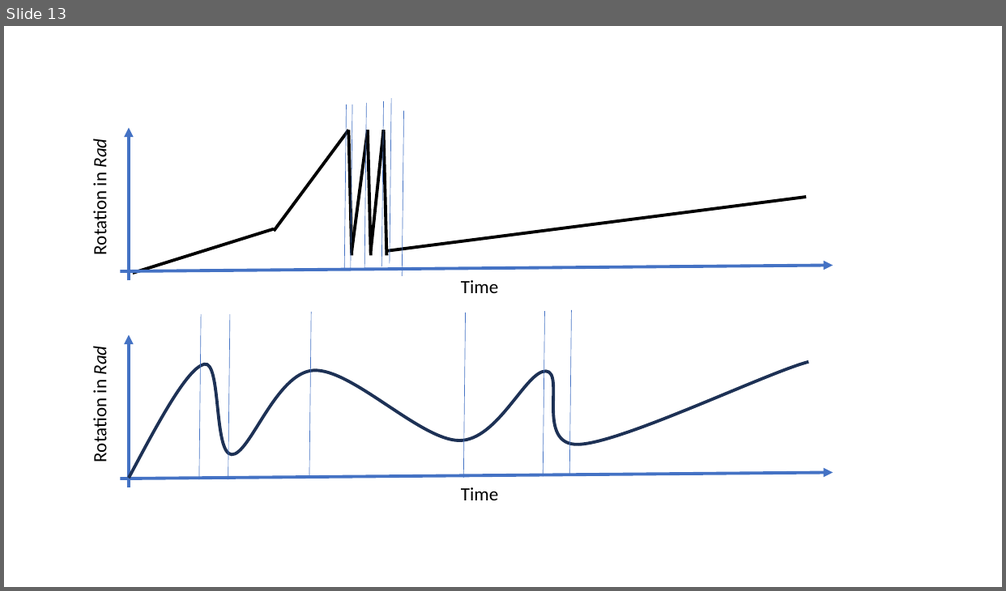
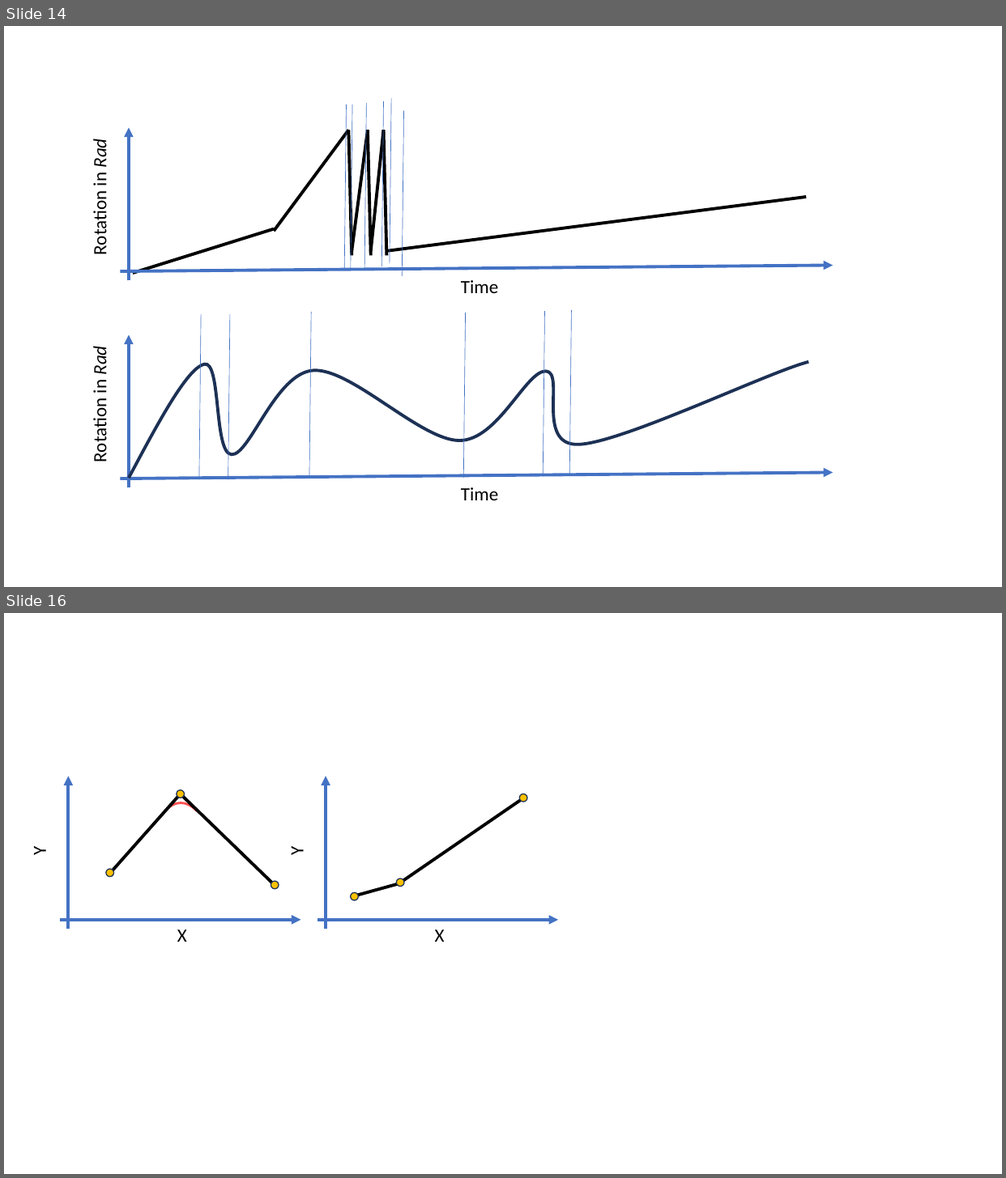
Before and after one commit to JanNalivaika/MASTERS-THESIS, a slide deck: Latex/figures/images.pptx. Shown one above the other, each under a label of ours: slide 13 before the commit, slides 14 and 16 after it; the slides between them are not shown. The pictures are 1006x591 and 1006x1178 pixels, drawn with LibreOffice and Linux fonts; fonts in the diff are those of the drawing. Boxes give left, top, right and bottom in pixels: in the first picture for what was removed or moved away, otherwise in the second. Text is boxed around its words. In the diff, an @@ line names an element or a change of style, - is before the commit and + after.

```diff
--- a/Latex/figures/images.pptx
+++ b/Latex/figures/images.pptx
@@ slide 16 added at (4,613,1002,1174), background #FFFFFF @@
@@ arrow added from (68, 929) to (68, 776), #4472C4 3 pt @@
@@ arrow added from (326, 929) to (326, 776), #4472C4 3 pt @@
@@ line added from (111, 872) to (181, 794), #000000 3 pt @@
@@ arc (boxed as its full ellipse) added at (152,803,209,899), outline #FF5050 2.25 pt @@
@@ ellipse added at (177,790,185,798), fill #FFC000, outline #1E3256 1 pt @@
@@ line added from (275, 886) to (181, 794), #000000 3 pt @@
@@ line added from (524, 798) to (398, 884), #000000 3 pt @@
@@ ellipse added at (520,794,528,802), fill #FFC000, outline #1E3256 1 pt @@
@@ text added at (28,847,51,855), 18 pt, text #000000 @@
+Y
@@ text added at (286,847,309,855), 18 pt, text #000000 @@
+Y
@@ ellipse added at (106,869,114,876), fill #FFC000, outline #1E3256 1 pt @@
@@ ellipse added at (396,879,404,886), fill #FFC000, outline #1E3256 1 pt @@
@@ ellipse added at (270,881,279,888), fill #FFC000, outline #1E3256 1 pt @@
@@ ellipse added at (351,893,359,901), fill #FFC000, outline #1E3256 1 pt @@
@@ line added from (352, 897) to (398, 884), #000000 3 pt @@
@@ arrow added from (60, 920) to (301, 920), #4472C4 3 pt @@
@@ arrow added from (317, 920) to (558, 920), #4472C4 3 pt @@
@@ text added at (177,930,187,942), 18 pt, text #000000 @@
+X
@@ text added at (435,930,445,942), 18 pt, text #000000 @@
+X
@@ what was slide 13 is now slide 14 @@
```
Also in this commit, not shown: 1 slide changed, 2 other slides added, 17 other files.
